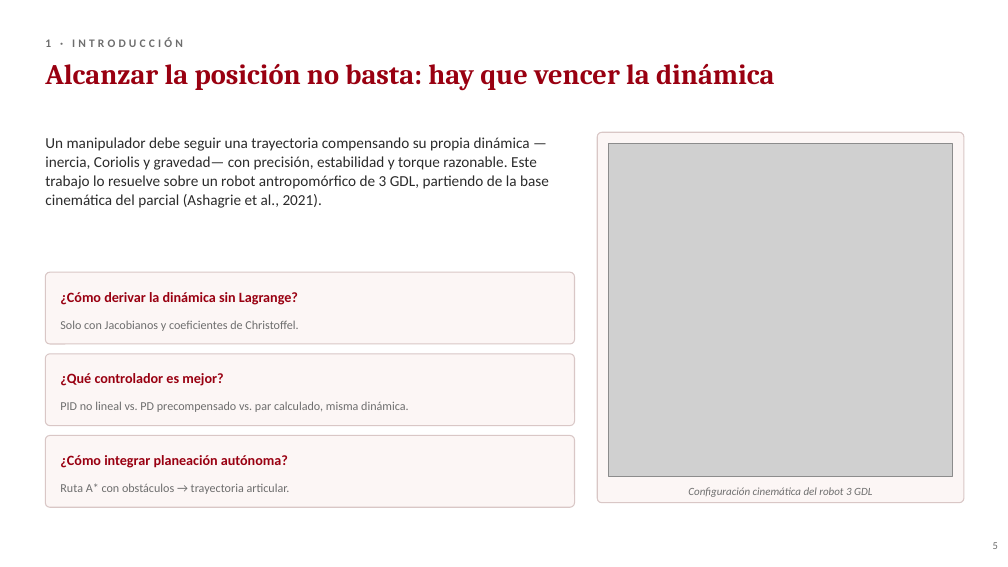
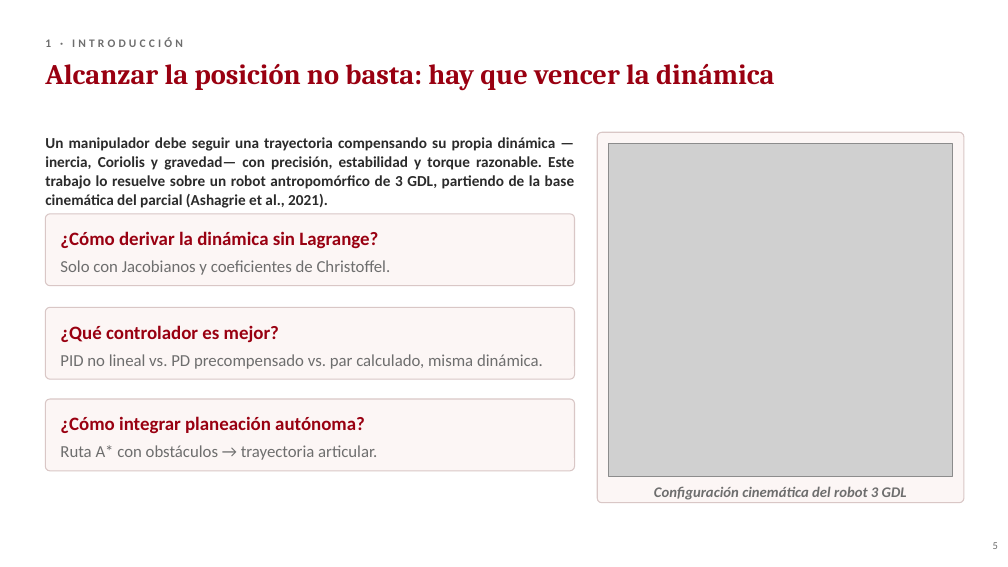
Before and after one commit to webconceptos/Robotica3GDL, a slide deck: slide 5 of 04_presentacion/PPT_Trabajo_Final_Robot_3GDL.pptx. Drawn at 1008x567 pixels with LibreOffice and Linux fonts; fonts in the diff are those of the drawing; grey boxes stand for pictures. Boxes give left, top, right and bottom in pixels: in the first picture for what was removed or moved away, otherwise in the second. Text is boxed around its words. In the diff, an @@ line names an element or a change of style, - is before the commit and + after.

Commit message:
Maestria en IA - Trabajo Final Robotica - Seccion B - Grupo 2

```diff
--- a/04_presentacion/PPT_Trabajo_Final_Robot_3GDL.pptx
+++ b/04_presentacion/PPT_Trabajo_Final_Robot_3GDL.pptx
@@ text "Un manipulador debe seguir una ..." at box(45, 137, 574, 208): bold on; alignment left to justified @@
@@ 2 texts, 1 rounded rectangle: place and size @@
-2 texts, 1 rounded rectangle at box(45, 272, 575, 344)
+2 texts, 1 rounded rectangle at box(45, 214, 575, 286)
@@ size 13.5 to 18 pt in 3 elements at box(60, 416, 365, 433), box(60, 325, 279, 342), box(60, 231, 378, 249) @@
@@ size 11.5 to 16 pt in 3 elements at box(60, 445, 377, 460), box(60, 354, 543, 369), box(60, 260, 391, 275) @@
@@ 2 texts, 1 rounded rectangle: place and size @@
-2 texts, 1 rounded rectangle at box(45, 354, 575, 426)
+2 texts, 1 rounded rectangle at box(45, 308, 575, 380)
@@ 2 texts, 1 rounded rectangle: place and size @@
-2 texts, 1 rounded rectangle at box(45, 436, 575, 507)
+2 texts, 1 rounded rectangle at box(45, 399, 575, 471)
@@ text "Configuración cinemática del robot 3 ..." at box(654, 486, 907, 500): size 10.5 to 14 pt, bold on @@
```
Also in this commit, not shown: 24 other slides changed, 3 slides added, 1 other file.
